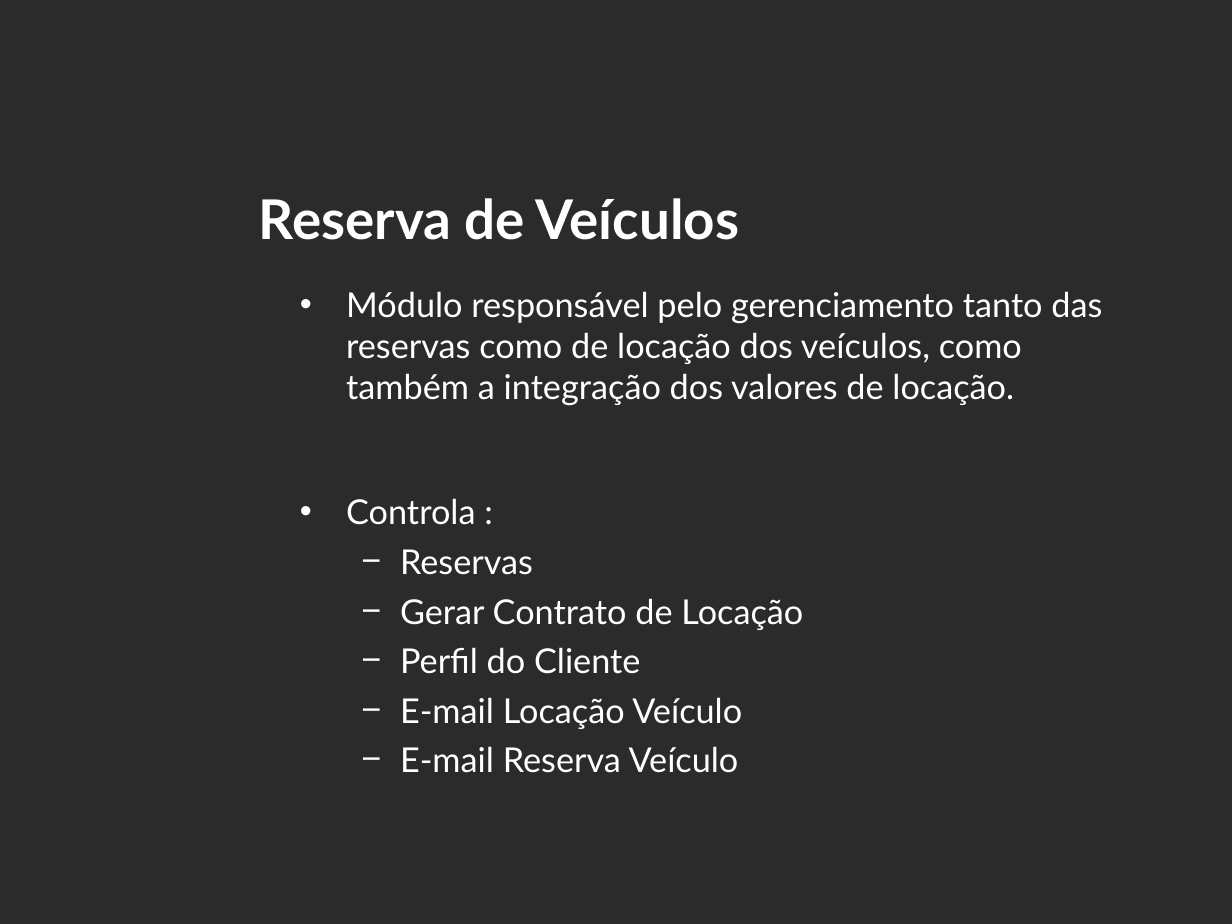
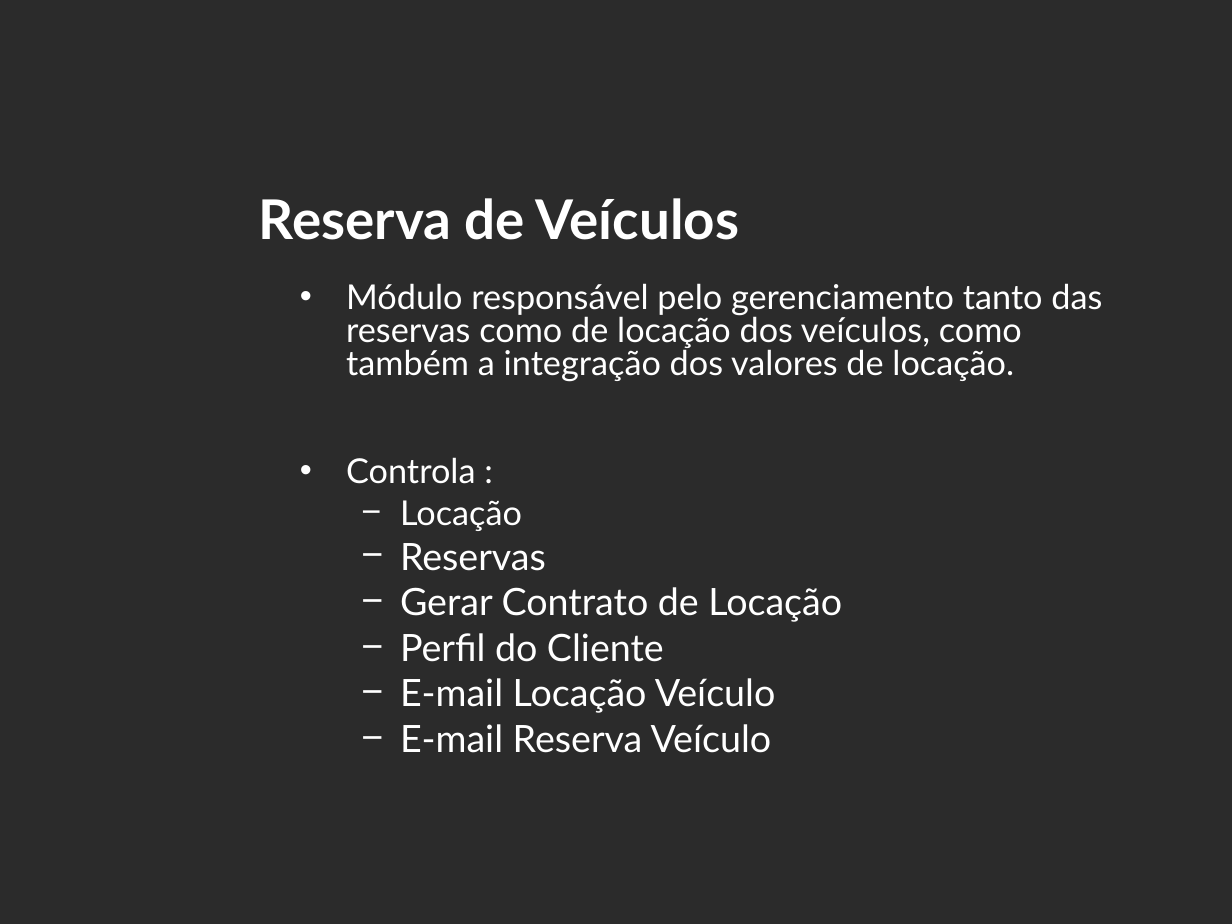
Before and after one commit to LuisEduardoER/projectrentcarpsa2002, a slide deck: slide 14 of @-RentCar/TAP/slideTAP.ppt. Drawn at 1232x924 pixels with LibreOffice and Linux fonts; fonts in the diff are those of the drawing; background and template pictures are left out; a plain dark background stands for a picture behind light text. Boxes give left, top, right and bottom in pixels: in the first picture for what was removed or moved away, otherwise in the second. Text is boxed around its words. In the diff, an @@ line names an element or a change of style, - is before the commit and + after.

```diff
--- a/@-RentCar/TAP/slideTAP.ppt
+++ b/@-RentCar/TAP/slideTAP.ppt
@@ text at <box>346,283,1102,753</box>: size 20 to 22 pt in "Reservas", "Gerar Contrato de Locação", "Perfil do Cliente", "E-mail Locação Veículo" and 1 more places; line spacing 1 to 0.8 @@
@@ text at <box>400,500,522,531</box>: paragraph added @@
+  − Locação
```
Also in this commit, not shown: 6 other slides changed, 1 slide added, 56 other files.
